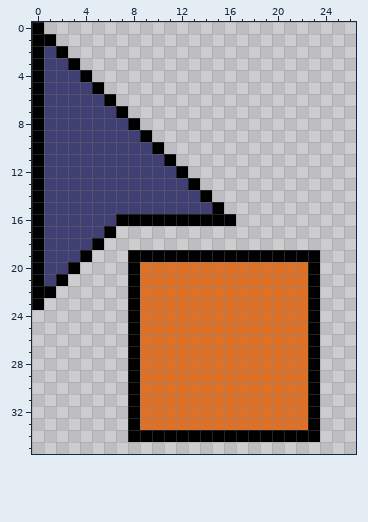
Pixel-art sprite: assets/art/cursors/FireBlockCursor.png. Above is the file before it was changed.
Shown: x 0..26, y 0..35.
Now the later version:
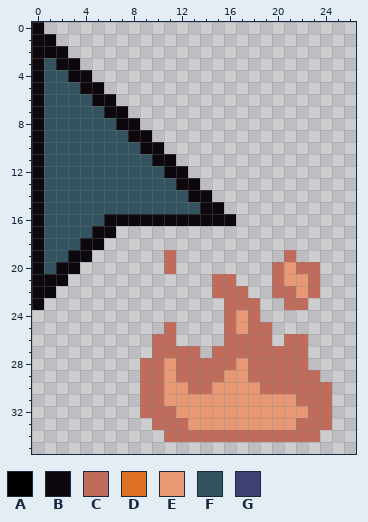
Palette (. is transparent): A #000000  B #0d080d  C #c16c5b  D #df7126  E #e89973  F #32535f  G #3f3f74
Changes in this commit:
file 48x48 -> 96x96 pixels (blocks of 1x1 -> 2x2; one block is one cell here)
@@ x 0..26 @@
- 0 A..........................
- 1 AA.........................
- 2 AGA........................
- 3 AGGA.......................
- 4 AGGGA......................
- 5 AGGGGA.....................
- 6 AGGGGGA....................
- 7 AGGGGGGA...................
- 8 AGGGGGGGA..................
- 9 AGGGGGGGGA.................
-10 AGGGGGGGGGA................
-11 AGGGGGGGGGGA...............
-12 AGGGGGGGGGGGA..............
-13 AGGGGGGGGGGGGA.............
-14 AGGGGGGGGGGGGGA............
-15 AGGGGGGGGGGGGGGA...........
-16 AGGGGGGAAAAAAAAAA..........
-17 AGGGGGA....................
-18 AGGGGA.....................
-19 AGGGA...AAAAAAAAAAAAAAAA...
-20 AGGA....ADDDDDDDDDDDDDDA...
-21 AGA.....ADDDDDDDDDDDDDDA...
-22 AA......ADDDDDDDDDDDDDDA...
-23 A.......ADDDDDDDDDDDDDDA...
-24 ........ADDDDDDDDDDDDDDA...
-25 ........ADDDDDDDDDDDDDDA...
-26 ........ADDDDDDDDDDDDDDA...
-27 ........ADDDDDDDDDDDDDDA...
-28 ........ADDDDDDDDDDDDDDA...
-29 ........ADDDDDDDDDDDDDDA...
-30 ........ADDDDDDDDDDDDDDA...
-31 ........ADDDDDDDDDDDDDDA...
-32 ........ADDDDDDDDDDDDDDA...
-33 ........ADDDDDDDDDDDDDDA...
-34 ........AAAAAAAAAAAAAAAA...
+ 0 B..........................
+ 1 BB.........................
+ 2 BBB........................
+ 3 BFBB.......................
+ 4 BFFBB......................
+ 5 BFFFBB.....................
+ 6 BFFFFBB....................
+ 7 BFFFFFBB...................
+ 8 BFFFFFFBB..................
+ 9 BFFFFFFFBB.................
+10 BFFFFFFFFBB................
+11 BFFFFFFFFFBB...............
+12 BFFFFFFFFFFBB..............
+13 BFFFFFFFFFFFBB.............
+14 BFFFFFFFFFFFFBB............
+15 BFFFFFFFFFFFFFBB...........
+16 BFFFFFBBBBBBBBBBB..........
+17 BFFFFBB....................
+18 BFFFBB.....................
+19 BFFBB......C.........C.....
+20 BFBB.......C........CECC...
+21 BBB............CC...CEEC...
+22 BB.............CCC..CCEC...
+23 B...............CCC..CC....
+24 ................CEC........
+25 ...........C....CECC.......
+26 ..........CC....CCCC.CC....
+27 ..........CCCC.CCCCCCCC....
+28 .........CCECCCCCECCCCC....
+29 .........CCECCCCEECCCCCC...
+30 .........CCEECCEEEECCCCCC..
+31 .........CCEEEEEEEEEEECCC..
+32 .........CCCEEEEEEEEEEECC..
+33 ..........CCCEEEEEEEEECCC..
+34 ...........CCCCCCCCCCCCC...
 35 ...........................
Pixel boxes of the changes (left, top, right, bottom) in both pictures:
changed: (32, 22, 332, 442)
